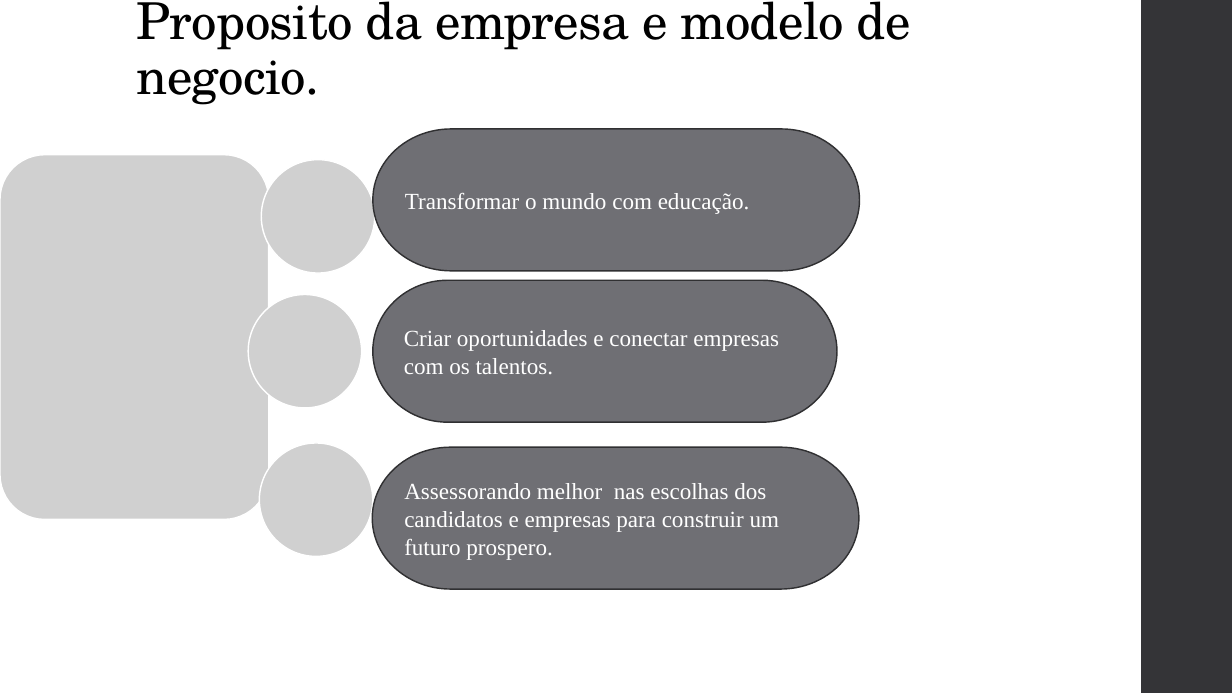
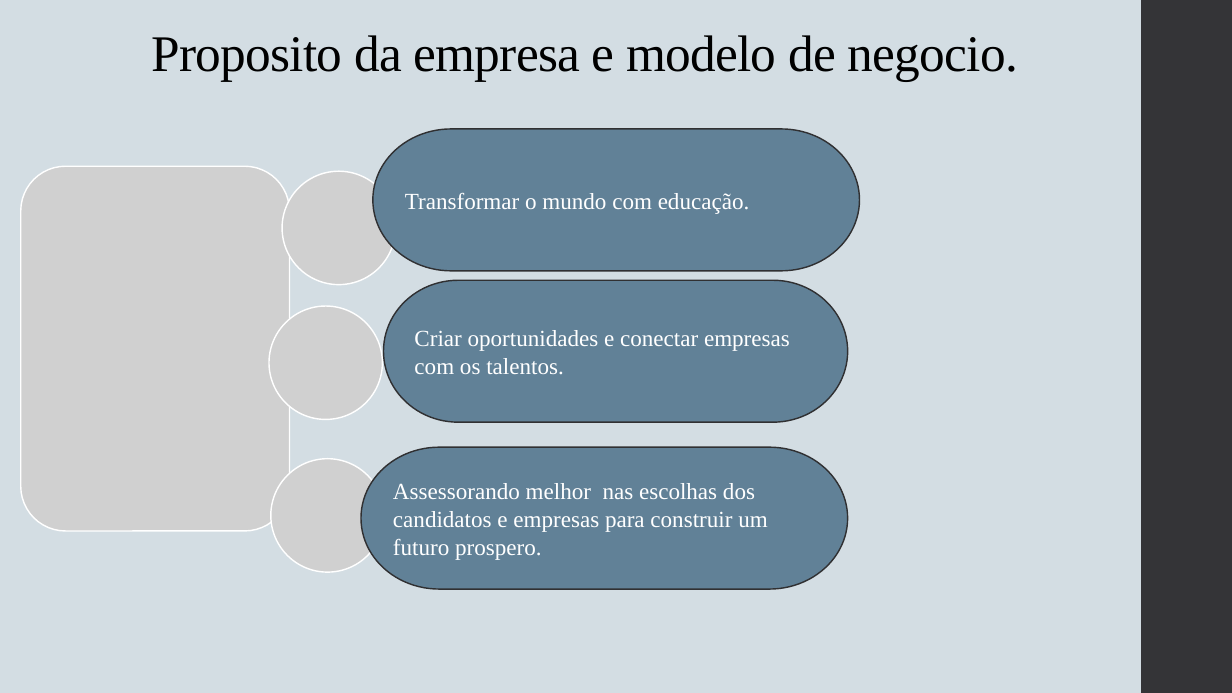
Before and after one commit to GustavoCavalheiro1/haru-startup, a slide deck: slide 2 of HARU.pptx. Drawn at 1232x693 pixels with LibreOffice and Linux fonts; fonts in the diff are those of the drawing; grey boxes stand for pictures. Boxes give left, top, right and bottom in pixels: in the first picture for what was removed or moved away, otherwise in the second. Text is boxed around its words. In the diff, an @@ line names an element or a change of style, - is before the commit and + after.

```diff
--- a/HARU.pptx
+++ b/HARU.pptx
@@ background #FFFFFF to #D3DDE3 @@
@@ title "Proposito da empresa e modelo ...": place and size @@
-title "Proposito da empresa e modelo ..." at (137, 1, 911, 105)
+title "Proposito da empresa e modelo ..." at (151, 35, 1018, 82)
@@ title "Proposito da empresa e modelo ..." at (151, 35, 1018, 82): size 39.6 to 40 pt, font TeX Gyre Schola to Times New Roman @@
@@ 3 pictures, 1 text: place and size @@
-3 pictures, 1 text at (0, 154, 720, 519)
+3 pictures, 1 text at (20, 166, 741, 531)
@@ pill shape "Criar oportunidades e conectar empresas ...": place and size @@
-pill shape "Criar oportunidades e conectar empresas ..." at (372, 280, 836, 422)
+pill shape "Criar oportunidades e conectar empresas ..." at (384, 280, 848, 422)
@@ fill #6F6F74 to #618197 in 3 elements at (372, 129, 860, 272), (384, 280, 848, 422), (361, 447, 848, 590) @@
@@ pill shape "Assessorando melhor nas escolhas dos ...": place and size @@
-pill shape "Assessorando melhor nas escolhas dos ..." at (372, 447, 860, 590)
+pill shape "Assessorando melhor nas escolhas dos ..." at (361, 447, 848, 590)
@@ picture: place and size @@
-picture at (260, 443, 373, 556)
+picture at (271, 458, 384, 572)
```
Also in this commit, not shown: 6 other slides changed, 3 slides added, 4 slides removed.
